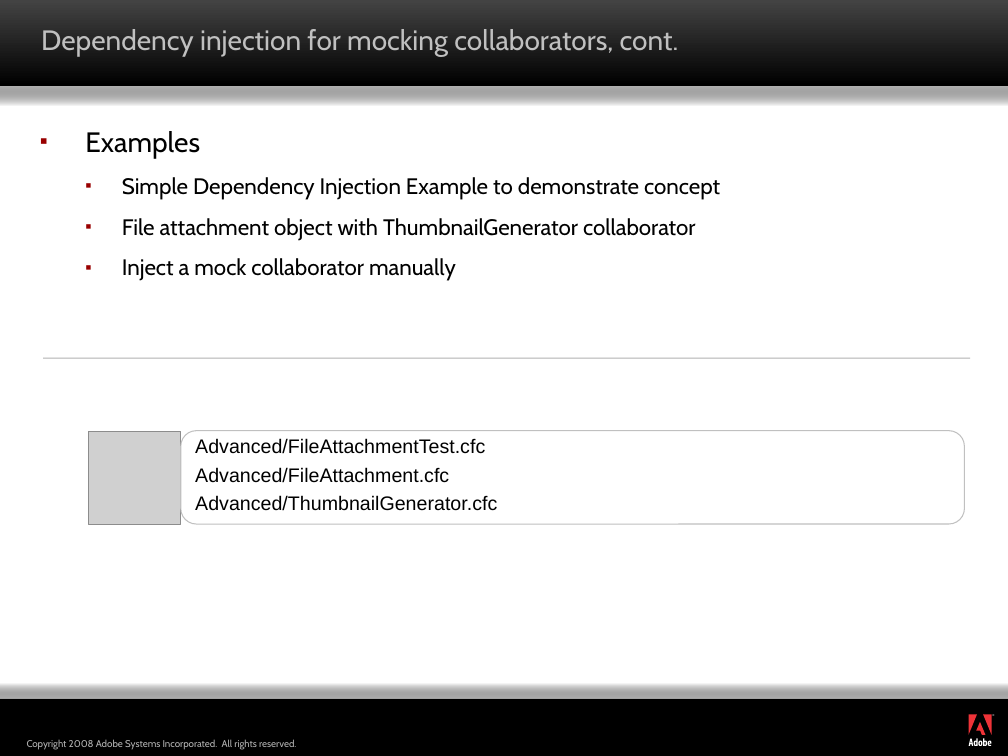
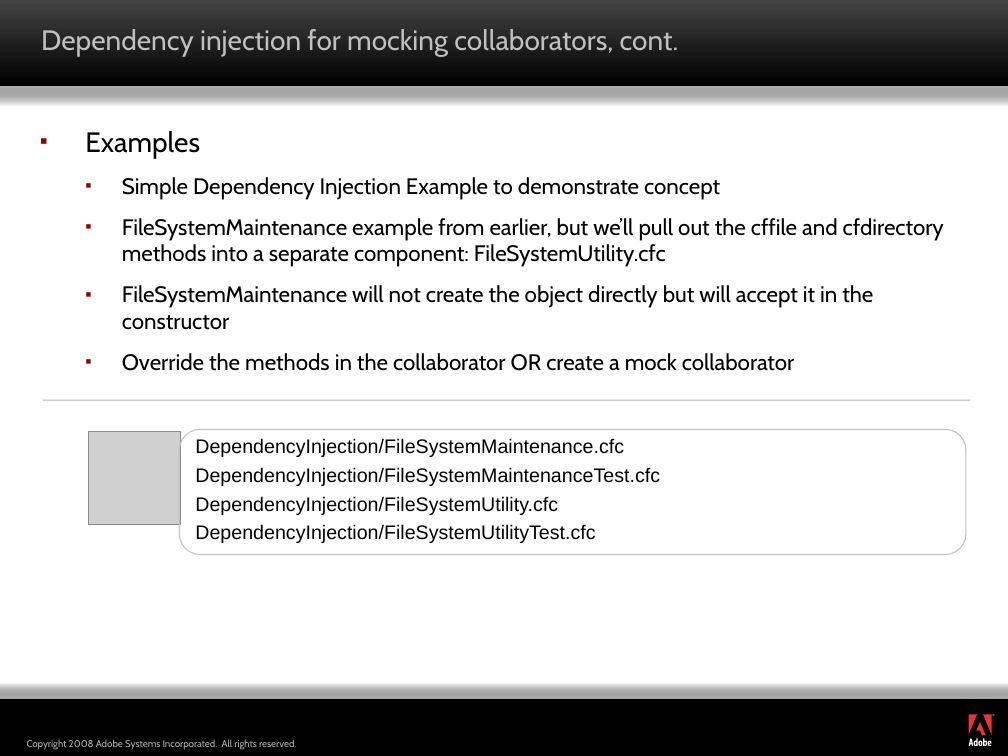
Before and after one commit to marcesher/mxunit-cfmeetups, a slide deck: slide 17 of max08/Marc_Esher_Bill_Shelton_AdvancedPatternsForColdfusionTestAutomation_draft2.ppt. Drawn at 1008x756 pixels with LibreOffice and Linux fonts; fonts in the diff are those of the drawing; grey boxes stand for pictures; background and template pictures are left out. Boxes give left, top, right and bottom in pixels: in the first picture for what was removed or moved away, otherwise in the second. Text is boxed around its words. In the diff, an @@ line names an element or a change of style, - is before the commit and + after.

```diff
--- a/max08/Marc_Esher_Bill_Shelton_AdvancedPatternsForColdfusionTestAutomation_draft2.ppt
+++ b/max08/Marc_Esher_Bill_Shelton_AdvancedPatternsForColdfusionTestAutomation_draft2.ppt
@@ text at box(122, 218, 944, 371): text changed @@
-  ▪ File attachment object with ThumbnailGenerator collaborator
-  ▪ Inject a mock collaborator manually
+  ▪ FileSystemMaintenance example from earlier, but we’ll pull out the cffile and cfdirectory methods into a separate component: FileSystemUtility.cfc
+  ▪ FileSystemMaintenance will not create the object directly but will accept it in the constructor
+  ▪ Override the methods in the collaborator OR create a mock collaborator
@@ line moved from (43, 358) - (971, 358) to (43, 400) - (971, 400) @@
@@ rounded rectangle "DependencyInjection/FileSystemMaintenance.cfc": place and size @@
-rounded rectangle "DependencyInjection/FileSystemMaintenance.cfc" at box(180, 430, 964, 524)
+rounded rectangle "DependencyInjection/FileSystemMaintenance.cfc" at box(179, 429, 966, 554)
@@ text in rounded rectangle at box(195, 438, 660, 543): text changed @@
-Advanced/FileAttachmentTest.cfc
-Advanced/FileAttachment.cfc
-Advanced/ThumbnailGenerator.cfc
+DependencyInjection/FileSystemMaintenance.cfc
+DependencyInjection/FileSystemMaintenanceTest.cfc
+DependencyInjection/FileSystemUtility.cfc
+DependencyInjection/FileSystemUtilityTest.cfc
```
Also in this commit, not shown: 2 other slides changed, 5 other files.
